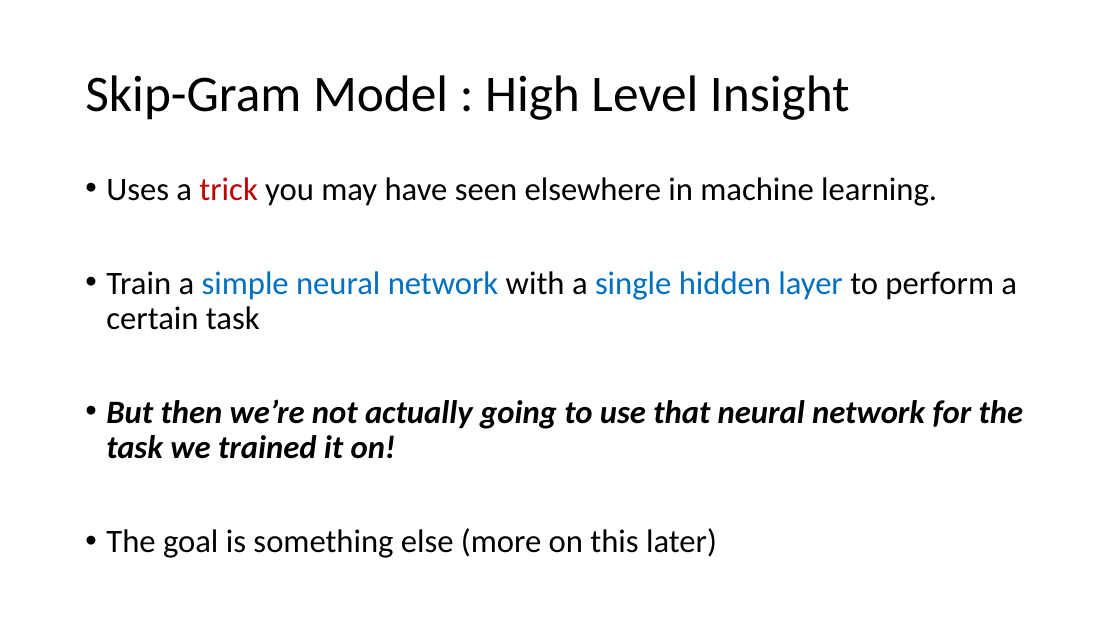
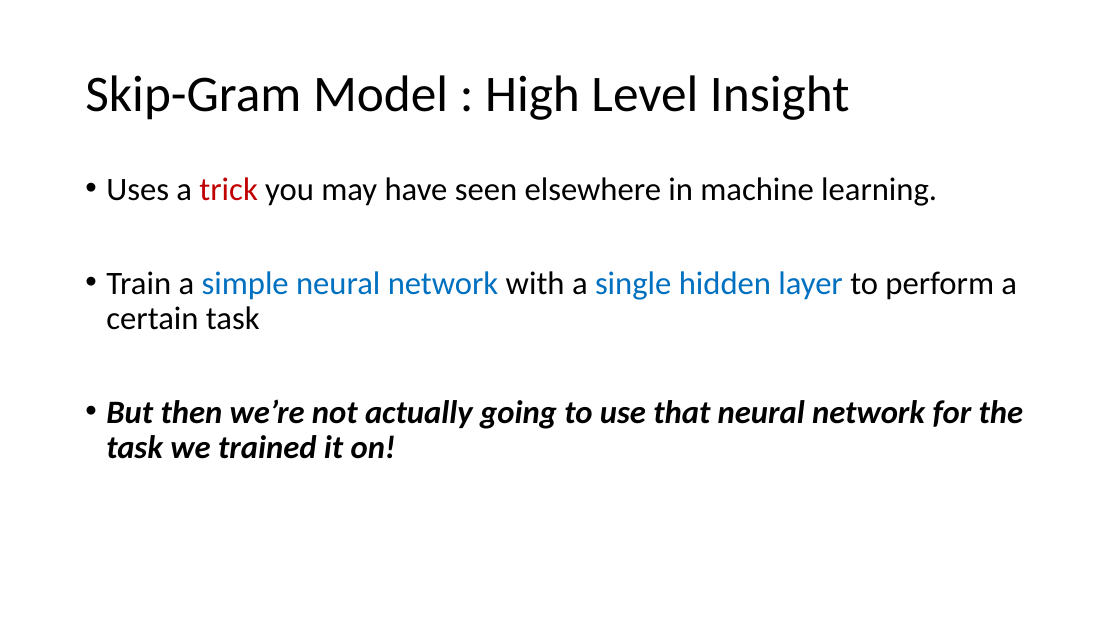
Before and after one commit to ICBI/AIMAHEAD_GU, a slide deck: slide 9 of Courses/ML_Concepts/Module_06_Natural_Language_Processing/Module_6_Natural_Language_Processing_02_word_embeddings.pptx (slide 10 before the commit). Drawn at 1120x630 pixels with LibreOffice and Linux fonts; fonts in the diff are those of the drawing. Boxes give left, top, right and bottom in pixels: in the first picture for what was removed or moved away, otherwise in the second. Text is boxed around its words. In the diff, an @@ line names an element or a change of style, - is before the commit and + after.

```diff
--- a/Courses/ML_Concepts/Module_06_Natural_Language_Processing/Module_6_Natural_Language_Processing_02_word_embeddings.pptx
+++ b/Courses/ML_Concepts/Module_06_Natural_Language_Processing/Module_6_Natural_Language_Processing_02_word_embeddings.pptx
@@ text at (106, 528, 717, 558): paragraph removed @@
-• The goal is something else (more on this later)
```
Also in this commit, not shown: 2 other slides changed, 6 slides removed, 1 other file.
